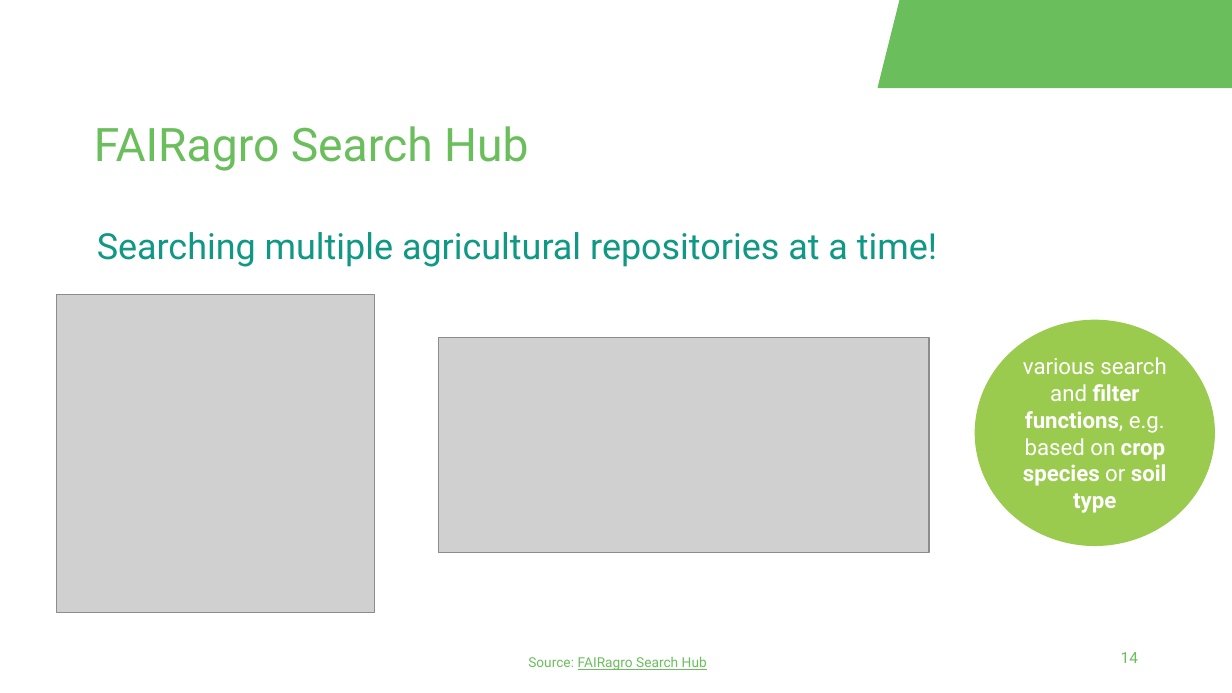
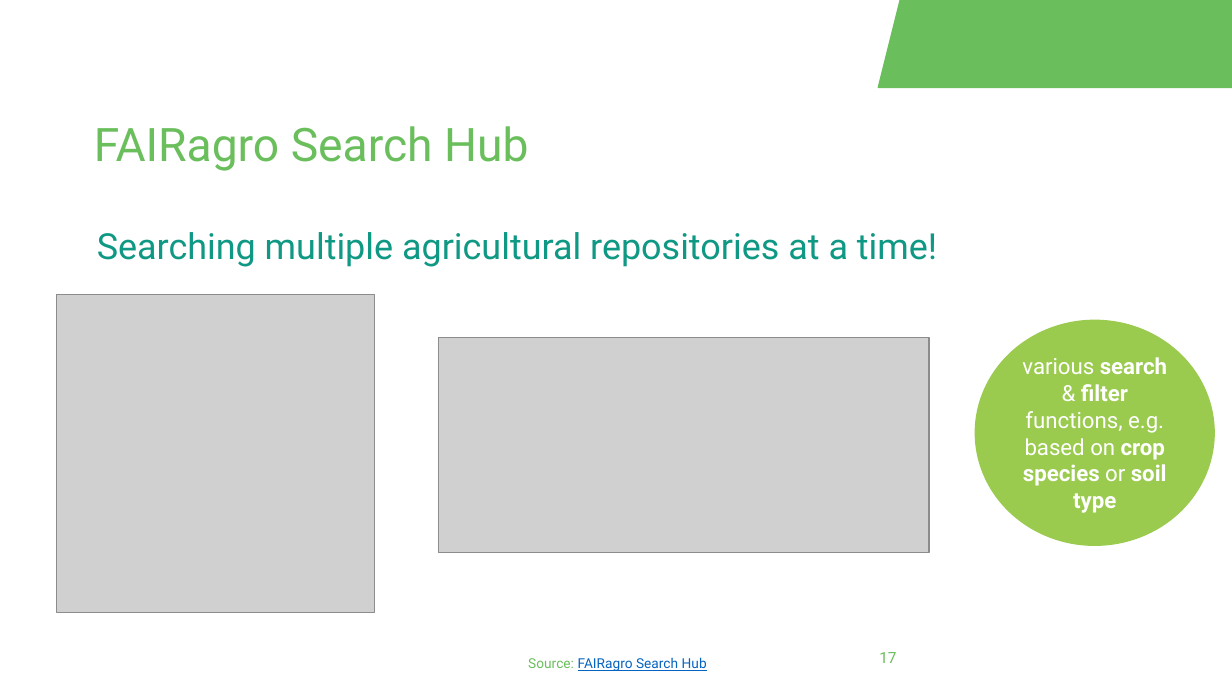
Before and after one commit to fairagro/FAIRagro_Modular-RDM-Training-Material, a slide deck: slide 17 of FAIRagro_Trainings_planned/2026-09_RepoTraining_deNBI/RepoTraining_Slides.odp (slide 14 before the commit). Drawn at 1232x693 pixels with LibreOffice and Linux fonts; fonts in the diff are those of the drawing; grey boxes stand for pictures; background and template pictures are left out. Boxes give left, top, right and bottom in pixels: in the first picture for what was removed or moved away, otherwise in the second. Text is boxed around its words. In the diff, an @@ line names an element or a change of style, - is before the commit and + after.

Commit message:
FAIRagro trainings slide updated

```diff
--- a/FAIRagro_Trainings_planned/2026-09_RepoTraining_deNBI/RepoTraining_Slides.odp
+++ b/FAIRagro_Trainings_planned/2026-09_RepoTraining_deNBI/RepoTraining_Slides.odp
@@ text in ellipse at box(1022, 357, 1167, 513): text changed; bold off @@
-various search and filter functions, e.g. based on crop species or soil type
+various search & filter functions, e.g. based on crop species or soil type
@@ text "Source: FAIRagro Search Hub" at box(528, 657, 707, 671): text colour #6ABF5C to #0563C1 in "FAIRagro Search Hub" @@
@@ page number at box(879, 652, 896, 663): text changed @@
-14
+17
```
Also in this commit, not shown: 15 other slides changed, 6 slides added, 7 slides removed, 3 other files.
